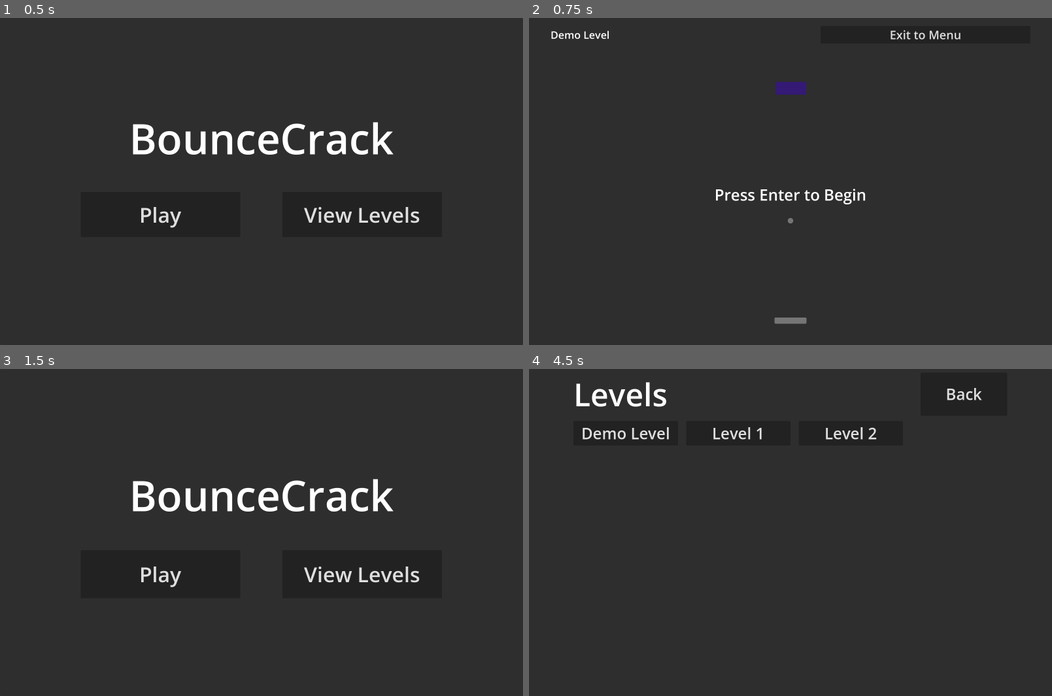
Above: before the commit, frames 1-4 (two rows, left to right).
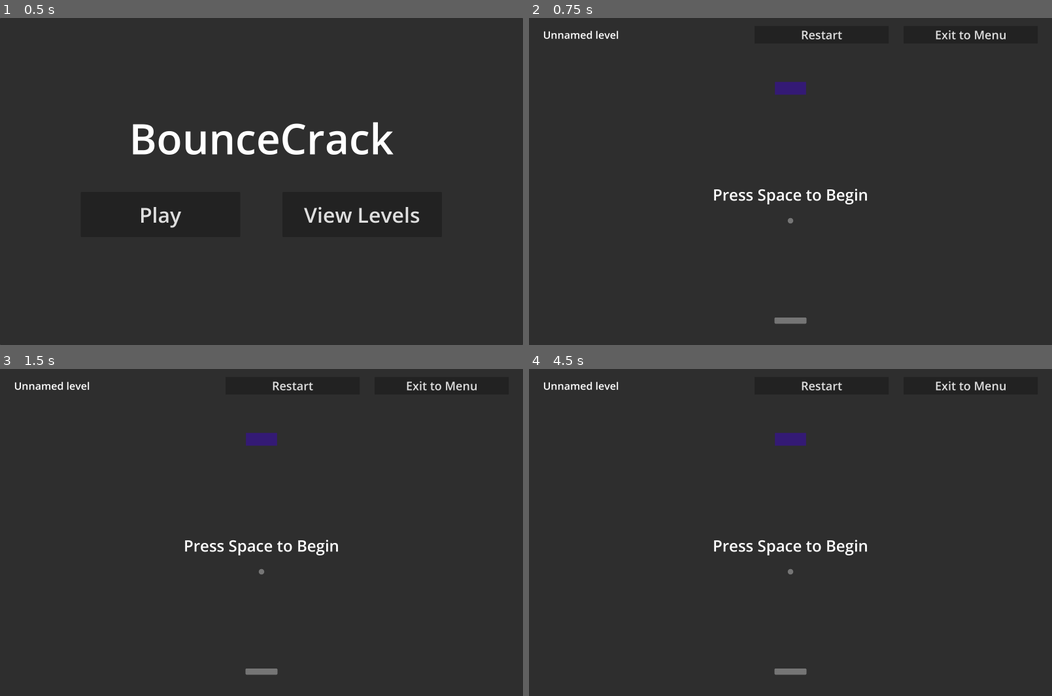
Above: after the commit, the same moments.

Repository: acmattson3/bounce-crack
Game: Godot game, scene res://menu/menu.tscn
Same seed, same stepped clock (60 frames per second), same inputs: the game is played once before the commit and once after it.
Inputs (mouse positions are in pixels of both pictures, inside the frame that each line leads up to):
- Up to frame 1 (0.5 s): no input
- Up to frame 2 (0.75 s): click "Play" at 0.5 s
- Up to frame 3 (1.5 s): click (292, 385) at 1.25 s, where only the run after the commit has a clickable "Restart"
- Up to frame 4 (4.5 s): click (691, 575) at 2 s, where only the run before the commit has a clickable "Play"; click (821, 385) at 2.75 s, where only the run after the commit has a clickable "Restart"; click (821, 385) at 3.5 s, where only the run after the commit has a clickable "Restart"; click (889, 575) at 4.25 s, where only the run before the commit has a clickable "View Levels"

Frame 1 is identical in both runs. In frame 2, 1.2% of the frame differs, in the area x 2-92%, y 3-57%; in frame 3, 3.6%, in the area x 2-92%, y 3-94%; in frame 4, 2.4%.

Commit message:
Removed cursed level name getting (replaced with exported name). Added restart button to pause menu. Removed commented lines. Switched to space to unpause (from enter).

Diff:
--- a/bouncecrack/menu/menu.gd
+++ b/bouncecrack/menu/menu.gd
@@ -27,9 +27,6 @@
 		new_button.pressed.connect(_handle_level_button.bind(level))
 		%LevelsGridContainer.add_child(new_button, true)
 
-	#for button in %LevelsGridContainer.get_children():
-	#	button.pressed.connect(_handle_level_button.bind(button.name))
-
 
 func _handle_level_button(level_name):
 	print("_handle_level_button: ", level_name)
--- a/bouncecrack/pause/pause.gd
+++ b/bouncecrack/pause/pause.gd
@@ -1,14 +1,16 @@
 extends PanelContainer
+
+@export var level_name: String = "Unnamed level"
 
 # Called when the node enters the scene tree for the first time.
 func _ready() -> void:
-	%LevelNameLabel.text = get_parent().name.capitalize()
+	%LevelNameLabel.text = level_name
 	process_mode = PROCESS_MODE_ALWAYS # We are unaffected by pausing the scene tree.
 	get_tree().paused = true
 
 # Called every frame. 'delta' is the elapsed time since the previous frame.
 func _process(_delta: float) -> void:
-	if Input.is_action_just_pressed("enter") or Input.is_action_just_pressed("escape") and visible:
+	if Input.is_action_just_pressed("space") or Input.is_action_just_pressed("escape") and visible:
 		get_tree().paused = false
 		hide()
 	elif Input.is_action_just_pressed("escape") and not visible:
@@ -18,3 +20,6 @@
 func _on_exit_to_menu_button_pressed() -> void:
 	EventHandler.exit_to_menu.emit("")
 	queue_free()
+
+func _on_restart_level_pressed() -> void:
+	get_parent()._on_restart_button_pressed() # Cursed
--- a/bouncecrack/pause/pause.tscn
+++ b/bouncecrack/pause/pause.tscn
@@ -35,13 +35,25 @@
 size_flags_horizontal = 3
 size_flags_vertical = 3
 
-[node name="ExitToMenuButton" type="Button" parent="VBoxContainer/HBoxContainer"]
+[node name="RestartLevel" type="Button" parent="VBoxContainer/HBoxContainer"]
+layout_mode = 2
+size_flags_horizontal = 3
+theme_override_font_sizes/font_size = 72
+text = "Restart"
+
+[node name="Spacer2" type="Control" parent="VBoxContainer/HBoxContainer"]
+layout_mode = 2
+size_flags_horizontal = 3
+size_flags_vertical = 3
+size_flags_stretch_ratio = 0.1
+
+[node name="ExitToMenuButton2" type="Button" parent="VBoxContainer/HBoxContainer"]
 layout_mode = 2
 size_flags_horizontal = 3
 theme_override_font_sizes/font_size = 72
 text = "Exit to Menu"
 
-[node name="Spacer2" type="Control" parent="VBoxContainer/HBoxContainer"]
+[node name="Spacer4" type="Control" parent="VBoxContainer/HBoxContainer"]
 layout_mode = 2
 size_flags_horizontal = 3
 size_flags_vertical = 3
@@ -57,7 +69,7 @@
 size_flags_vertical = 3
 size_flags_stretch_ratio = 2.0
 theme_override_font_sizes/font_size = 96
-text = "Press Enter to Begin"
+text = "Press Space to Begin"
 horizontal_alignment = 1
 vertical_alignment = 1
 
@@ -66,4 +78,5 @@
 size_flags_vertical = 3
 size_flags_stretch_ratio = 3.0
 
-[connection signal="pressed" from="VBoxContainer/HBoxContainer/ExitToMenuButton" to="." method="_on_exit_to_menu_button_pressed"]
+[connection signal="pressed" from="VBoxContainer/HBoxContainer/RestartLevel" to="." method="_on_restart_level_pressed"]
+[connection signal="pressed" from="VBoxContainer/HBoxContainer/ExitToMenuButton2" to="." method="_on_exit_to_menu_button_pressed"]
--- a/bouncecrack/project.godot
+++ b/bouncecrack/project.godot
@@ -52,6 +52,11 @@
 "events": [Object(InputEventKey,"resource_local_to_scene":false,"resource_name":"","device":-1,"window_id":0,"alt_press …(195 unchanged characters)…
 ]
 }
+space={
+"deadzone": 0.5,
+"events": [Object(InputEventKey,"resource_local_to_scene":false,"resource_name":"","device":-1,"window_id":0,"alt_pressed":false,"shift_pressed":false,"ctrl_pressed":false,"meta_pressed":false,"pressed":false,"keycode":32,"physical_keycode":0,"key_label":0,"unicode":32,"location":0,"echo":false,"script":null)
+]
+}
 
 [physics]
 
